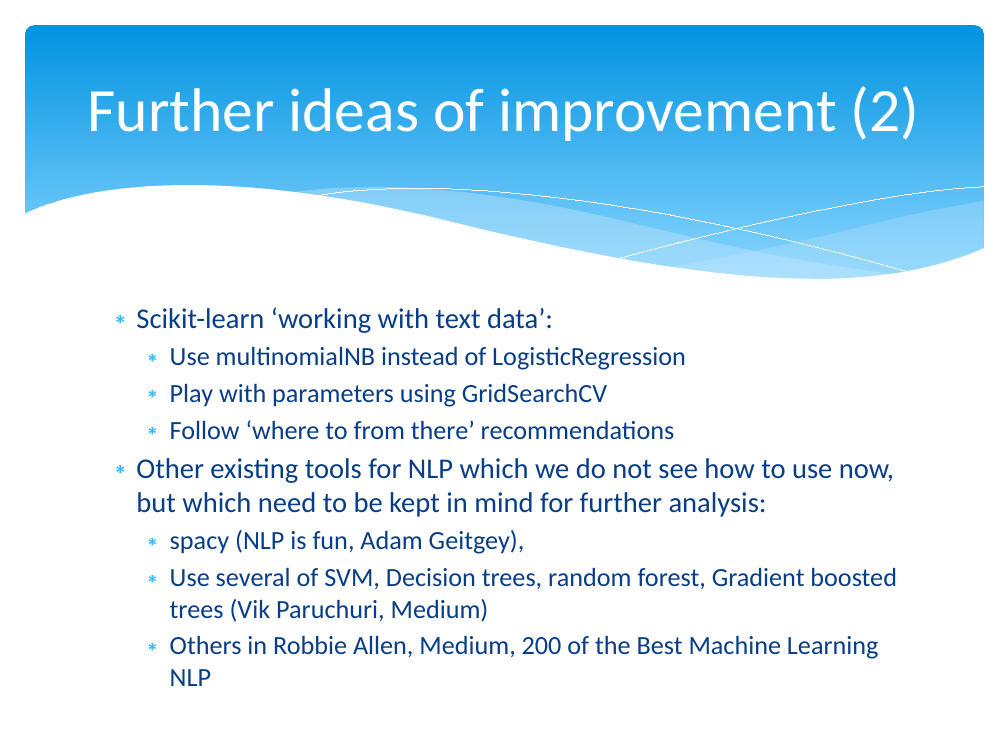
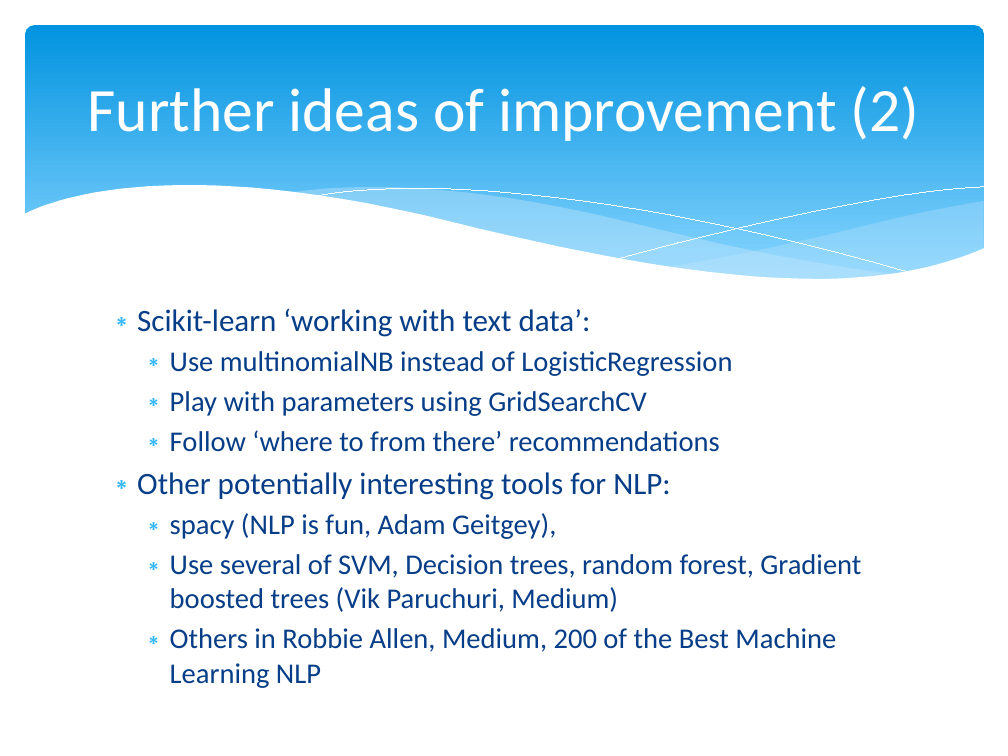
Before and after one commit to agendrin/myProject, a slide deck: slide 38 of 2018_09_10_Presentation.pptx (slide 35 before the commit). Drawn at 1008x756 pixels with LibreOffice and Linux fonts; fonts in the diff are those of the drawing. Boxes give left, top, right and bottom in pixels: in the first picture for what was removed or moved away, otherwise in the second. Text is boxed around its words. In the diff, an @@ line names an element or a change of style, - is before the commit and + after.

```diff
--- a/2018_09_10_Presentation.pptx
+++ b/2018_09_10_Presentation.pptx
@@ text at bbox=[137, 308, 861, 688]: size 20.4 to 22.2 pt in "Scikit-learn ‘working with text data’:"; size 18.7 to 20.4 pt in "Use multinomialNB instead of LogisticRegression", "Play with parameters using GridSearchCV", "Follow ‘where to from there’ recommendations", "spacy (NLP is fun, Adam Geitgey)," and 2 more places @@
@@ text at bbox=[137, 472, 670, 500]: text changed; size 20.4 to 22.2 pt @@
-∗ Other existing tools for NLP which we do not see how to use now, but which need to be kept in mind for further analysis:
+∗ Other potentially interesting tools for NLP:
```
Also in this commit, not shown: 7 other slides changed, 16 slides added, 12 slides removed.
